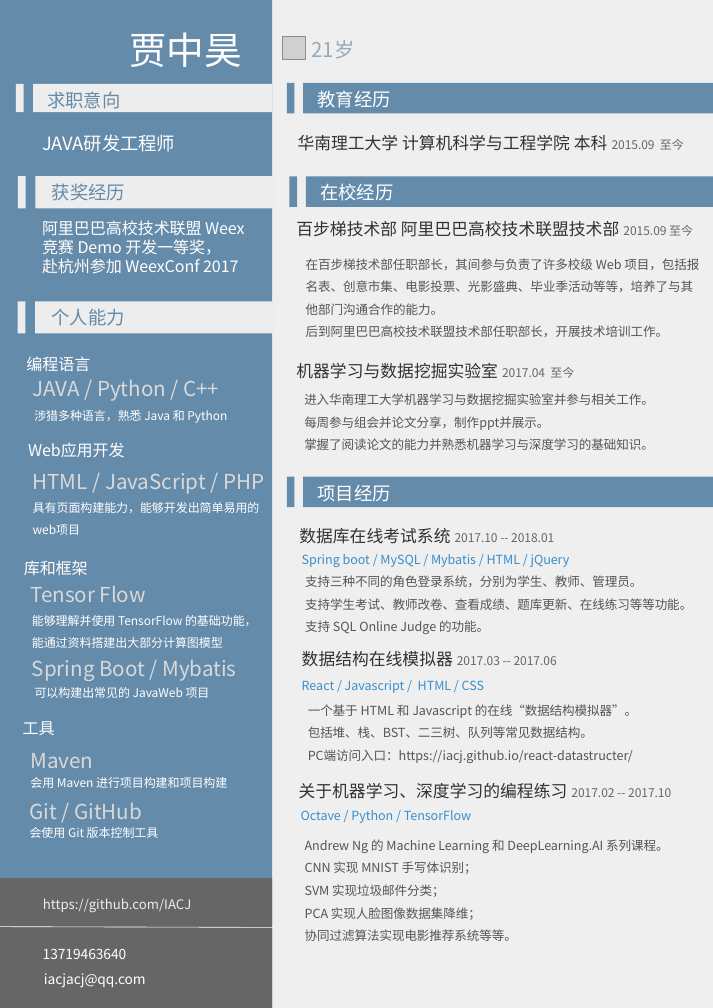
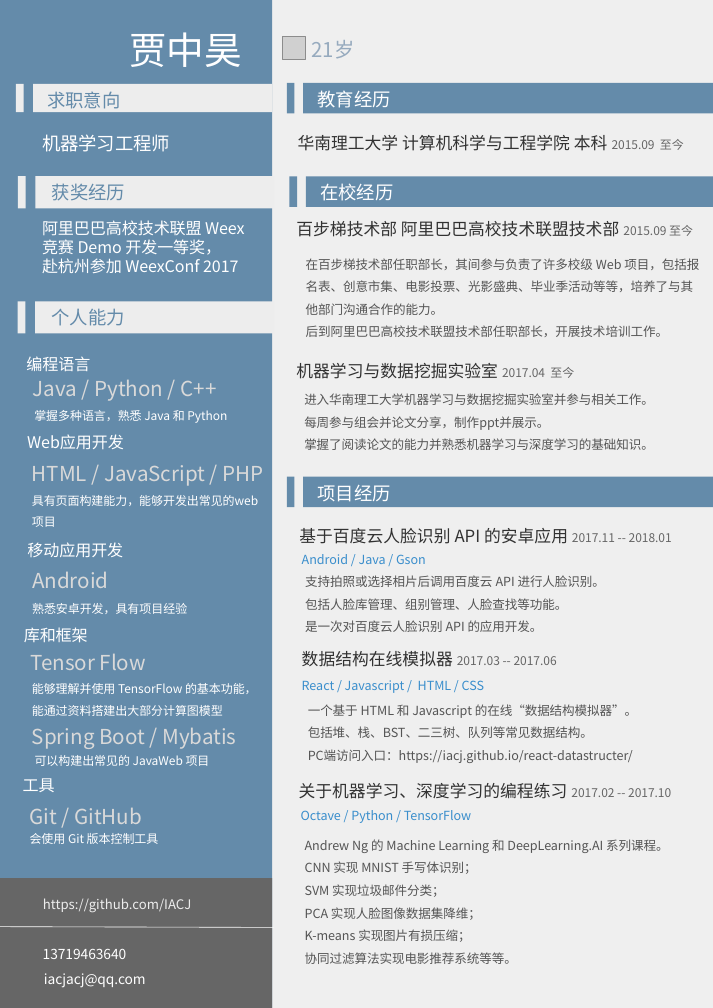
Before and after one commit to IACJ/IACJ, a slide deck: slide 1 of ppt/贾中昊_简历.pptx. Drawn at 713x1008 pixels with LibreOffice and Linux fonts; fonts in the diff are those of the drawing; grey boxes stand for pictures; background and template pictures are left out. Boxes give left, top, right and bottom in pixels: in the first picture for what was removed or moved away, otherwise in the second. Text is boxed around its words. In the diff, an @@ line names an element or a change of style, - is before the commit and + after.

```diff
--- a/ppt/贾中昊_简历.pptx
+++ b/ppt/贾中昊_简历.pptx
@@ text at (42,134,170,152): text changed @@
-JAVA研发工程师
+机器学习工程师
@@ text at (33,379,217,401): text changed @@
-JAVA / Python / C++
+Java / Python / C++
@@ text at (34,410,227,423): text changed @@
-涉猎多种语言，熟悉 Java 和 Python
+掌握多种语言，熟悉 Java 和 Python
@@ text "Web应用开发": place and size @@
-text "Web应用开发" at (28,442,125,458)
+text "Web应用开发" at (27,434,124,449)
@@ text "HTML / JavaScript / PHP": place and size @@
-text "HTML / JavaScript / PHP" at (33,473,264,494)
+text "HTML / JavaScript / PHP" at (32,465,263,486)
@@ text at (32,495,258,506): text changed @@
-具有页面构建能力，能够开发出简单易用的web项目
+具有页面构建能力，能够开发出常见的web项目
@@ text at (299,528,672,544): text changed; size 10 to 14 pt; text colour #666666 to #323232 @@
-数据库在线考试系统 2017.10 -- 2018.01
+基于百度云人脸识别 API 的安卓应用 2017.11 -- 2018.01
@@ text added at (27,542,123,558), 13.3 pt, text #FFFFFF @@
+移动应用开发
@@ text at (302,554,426,564): text changed @@
-Spring boot / MySQL / Mybatis / HTML / jQuery
+Android / Java / Gson
@@ text added at (32,571,108,588), 17.2 pt, text #D9D9D9 @@
+Android
@@ text at (305,575,605,632): text changed @@
-支持三种不同的角色登录系统，分别为学生、教师、管理员。
-支持学生考试、教师改卷、查看成绩、题库更新、在线练习等等功能。
-支持 SQL Online Judge 的功能。
+支持拍照或选择相片后调用百度云 API 进行人脸识别。
+包括人脸库管理、组别管理、人脸查找等功能。
+是一次对百度云人脸识别 API 的应用开发。
@@ text added at (32,603,187,614), 10 pt, text #FFFFFF @@
+熟悉安卓开发，具有项目经验
@@ 5 texts: place and size @@
-5 texts at (24,560,257,698)
+5 texts at (24,627,257,766)
@@ text at (32,683,257,694): text changed @@
-能够理解并使用 TensorFlow 的基础功能，
+能够理解并使用 TensorFlow 的基本功能，
@@ text "工具": place and size @@
-text "工具" at (23,721,55,735)
+text "工具" at (23,778,55,792)
@@ text removed at (30,753,93,768) @@
-Maven
@@ text removed at (30,777,227,788) @@
-会用 Maven 进行项目构建和项目构建
@@ text "Git / GitHub": place and size @@
-text "Git / GitHub" at (30,802,142,819)
+text "Git / GitHub" at (30,807,142,824)
@@ text "会使用 Git 版本控制工具": place and size @@
-text "会使用 Git 版本控制工具" at (30,827,159,838)
+text "会使用 Git 版本控制工具" at (30,833,159,844)
@@ text at (305,929,470,942): paragraph added @@
+K-means 实现图片有损压缩；
```
Also in this commit, not shown: 1 other file.
